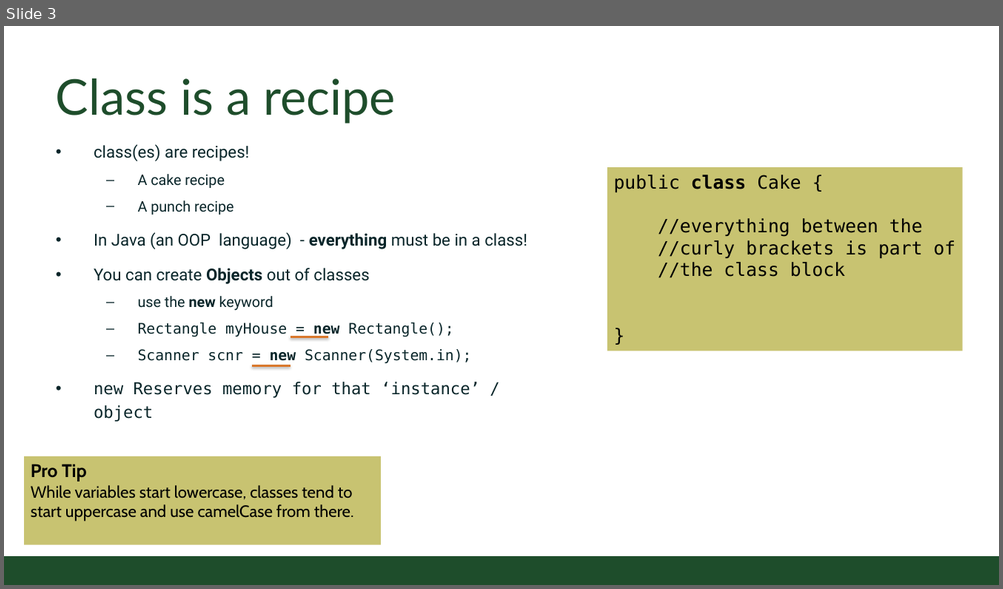
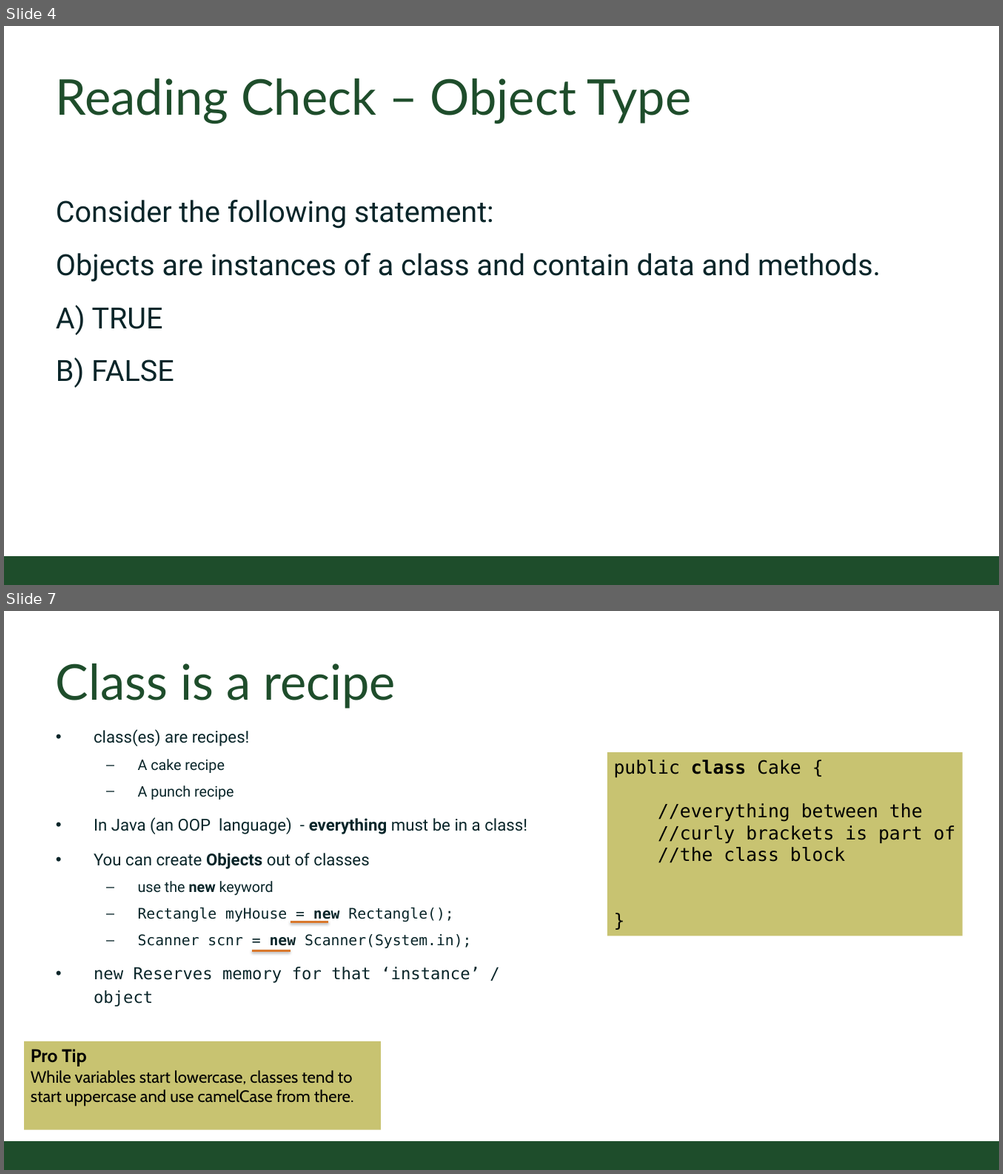
Before and after one commit to CSU-CompSci-CS163-4/Handouts, a slide deck: slides/On-Campus/05_02_Classes.pptx. Shown one above the other, each under a label of ours: slide 3 before the commit, slides 4 and 7 after it; the slides between them are not shown. The pictures are 1003x589 and 1003x1174 pixels, drawn with LibreOffice and Linux fonts; fonts in the diff are those of the drawing; background and template pictures are left out. Boxes give left, top, right and bottom in pixels: in the first picture for what was removed or moved away, otherwise in the second. Text is boxed around its words. In the diff, an @@ line names an element or a change of style, - is before the commit and + after.

Commit message:
added slides on P2, also removed the required .iml to prevent class between different devs

```diff
--- a/slides/On-Campus/05_02_Classes.pptx
+++ b/slides/On-Campus/05_02_Classes.pptx
@@ slide 4 added at (x1=4, y1=26, x2=999, y2=585), background #FFFFFF; not listed: 1 template element that a slide beside it also shows @@
@@ title added at (x1=56, y1=79, x2=691, y2=124), 54 pt, text #1E4D2B @@
+Reading Check – Object Type
@@ text added at (x1=56, y1=200, x2=880, y2=388), 32 pt, text #092529 @@
+Consider the following statement:
+Objects are instances of a class and contain data and methods.
+A) TRUE
+B) FALSE
@@ what was slide 3 is now slide 7 @@
```
Also in this commit, not shown: 2 slides changed, 7 other slides added.
